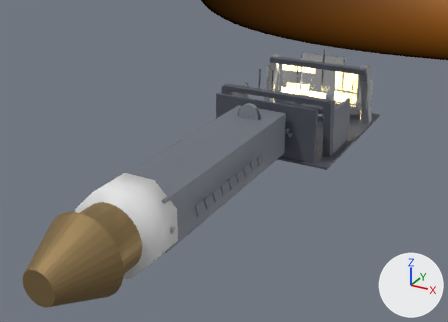
One commit to the Blender file worldline-lab/shared/assets/wlv01.blend: the scene before it, then after it.
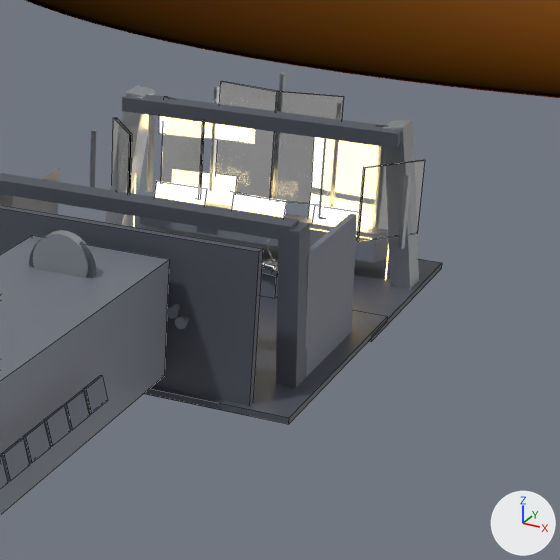
Each version appears first from a 50 mm camera at (10.6, -27.9, 9.6) aimed at (-2.9, -3.3, -2.7), and next in a close-up on the part from 51% to 94% of the width and 7% to 67% of the height. Every picture has the same lights, and +X, +Y and +Z are marked at lower right. The older version's two pictures come first. The close-ups show mesh edges as thin lines.

Before the edit, the objects in view are built like this:
```python
me_cube_045 = bpy.data.meshes.new('Cube.045')
me_cube_045.from_pydata(...)  # a box spanning x -0.5..0.5, y -0.5..0.5, z -0.5..0.5
me_cube_045.materials.append(mat_viewport_glass)  # white #ffffff
me_cube_069 = bpy.data.meshes.new('Cube.069')
me_cube_069.from_pydata(...)  # a box spanning x -0.5..0.5, y -0.5..0.5, z -0.5..0.5
me_cube_069.materials.append(mat_hull_mid_painted)  # grey #717681
me_plane_001 = bpy.data.meshes.new('Plane.001')
me_plane_001.from_pydata([(-0.5, -0.5, 0.0), (0.5, -0.5, 0.0), (-0.5, 0.5, 0.0), (0.5, 0.5, 0.0)], [], [(0, 1, 3, 2)])
me_plane_001.materials.append(mat_display_emissive_amber)  # black #191921, glowing yellow #eed391
ob_deck_window_5 = bpy.data.objects.new('Deck_Window_5', me_cube_045)
ob_deck_window_5.location = (2.48, 0.82, 0.49)
ob_deck_window_5.rotation_euler = (0.0, 0.0, 0.887)  # degrees (0, 0, 51)
ob_deck_window_5.scale = (1.17, 0.05, 1.27)
ob_display_aux1 = bpy.data.objects.new('Display_Aux1', me_plane_001)
ob_display_aux1.location = (-1.5, 1.24, -0.22)
ob_display_aux1.rotation_euler = (1.311, 0.0, 0.0)  # degrees (75, 0, 0)
ob_display_aux1.scale = (0.98, 0.55, 1.0)
ob_ext_spine = bpy.data.objects.new('Ext_Spine', me_cube_069)
ob_ext_spine.location = (0.0, -9.8, 0.2)
ob_ext_spine.scale = (2.2, 9.0, 1.8)
# also in view: 'Hull_Side_R' at (2.6, -2.7, 0.0); 'HUD_Journal' at (-1.3, 1.9, -0.2); 'Deck_Window_4' at (1.6, 1.6, 0.7); 'Ext_Radiator_R_5' at (1.4, -9.9, 0.2); 'Deck_Pillar_R' at (2.5, 1.2, 0.2)
```
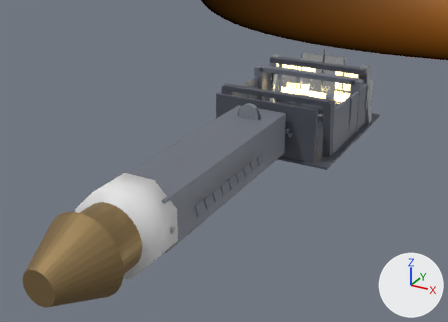
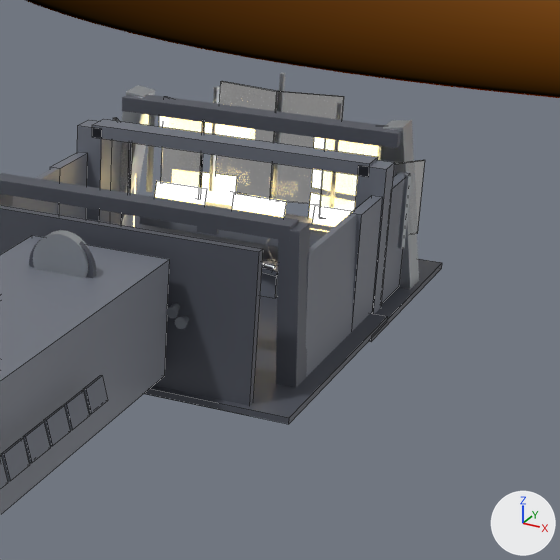
Commit message: feat: close cockpit side-hull gap

Pixel boxes (x1, y1, x2, y2) of what changed, in the close-ups (560 x 560 px):
'Hull_Beam3', added
    after: (92, 119, 378, 177)
'Hull_Side2_R', added
    after: (351, 195, 383, 331)
'Hull_Rib3_R', added
    after: (355, 160, 395, 314)
'Hull_Rib3_L', added
    after: (77, 120, 112, 223)
'Hull_Side3_R', added
    after: (382, 173, 410, 303)
'Hull_Side2_L', added
    after: (50, 152, 88, 219)
'Hull_Side3_L', added
    after: (110, 140, 122, 225)
'Deck_Window_5', unchanged, covered by the edit
    before: (357, 160, 425, 242)
    after: (394, 160, 425, 234)

The change, as a diff of the scene's bpy script:
```diff
--- a/worldline-lab/shared/assets/wlv01.blend.py
+++ b/worldline-lab/shared/assets/wlv01.blend.py
@@ ob_hull_side3_r @@
+ob_hull_side3_r = bpy.data.objects.new('Hull_Side3_R', me_cube_069.copy())  # the mesh of ob_ext_spine
+ob_hull_side3_r.location = (2.62, 0.47, -0.05)
+ob_hull_side3_r.scale = (0.18, 1.05, 2.0)
@@ ob_hull_side3_l @@
+ob_hull_side3_l = bpy.data.objects.new('Hull_Side3_L', me_cube_069.copy())  # the mesh of ob_ext_spine
+ob_hull_side3_l.location = (-2.62, 0.47, -0.05)
+ob_hull_side3_l.scale = (0.18, 1.05, 2.0)
@@ ob_hull_side2_r @@
+ob_hull_side2_r = bpy.data.objects.new('Hull_Side2_R', me_cube_069.copy())  # the mesh of ob_ext_spine
+ob_hull_side2_r.location = (2.62, -1.02, -0.05)
+ob_hull_side2_r.scale = (0.18, 1.05, 2.0)
@@ ob_hull_side2_l @@
+ob_hull_side2_l = bpy.data.objects.new('Hull_Side2_L', me_cube_069.copy())  # the mesh of ob_ext_spine
+ob_hull_side2_l.location = (-2.62, -1.02, -0.05)
+ob_hull_side2_l.scale = (0.18, 1.05, 2.0)
@@ ob_hull_beam3 @@
+ob_hull_beam3 = bpy.data.objects.new('Hull_Beam3', me_cube_069.copy())  # the mesh of ob_ext_spine
+ob_hull_beam3.location = (0.0, -0.28, 1.35)
+ob_hull_beam3.scale = (4.9, 0.44, 0.22)
@@ ob_hull_rib3_r @@
+ob_hull_rib3_r = bpy.data.objects.new('Hull_Rib3_R', me_cube_069.copy())  # the mesh of ob_ext_spine
+ob_hull_rib3_r.location = (2.5, -0.28, 0.05)
+ob_hull_rib3_r.scale = (0.46, 0.44, 2.72)
@@ ob_hull_rib3_l @@
+ob_hull_rib3_l = bpy.data.objects.new('Hull_Rib3_L', me_cube_069.copy())  # the mesh of ob_ext_spine
+ob_hull_rib3_l.location = (-2.5, -0.28, 0.05)
+ob_hull_rib3_l.scale = (0.46, 0.44, 2.72)
```
